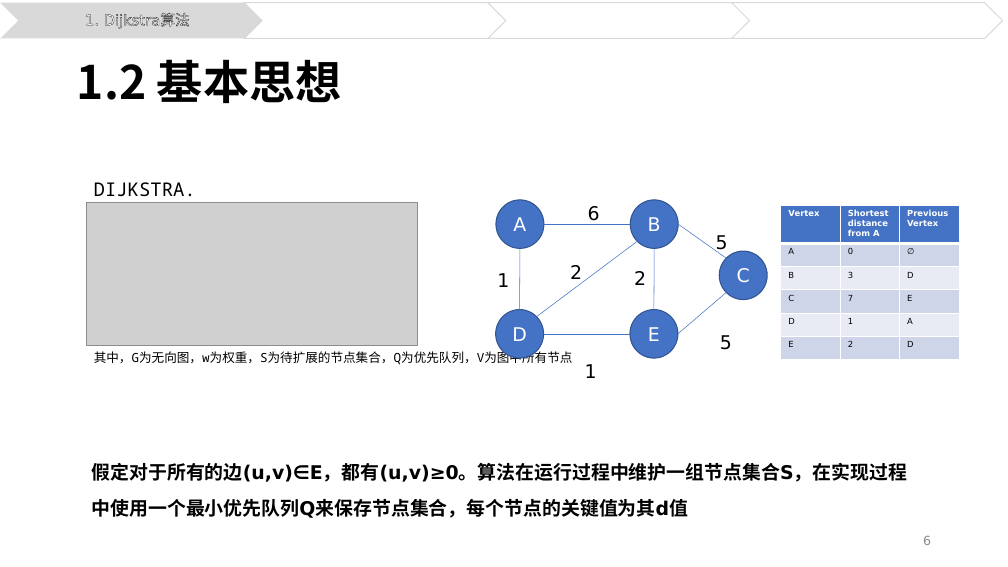
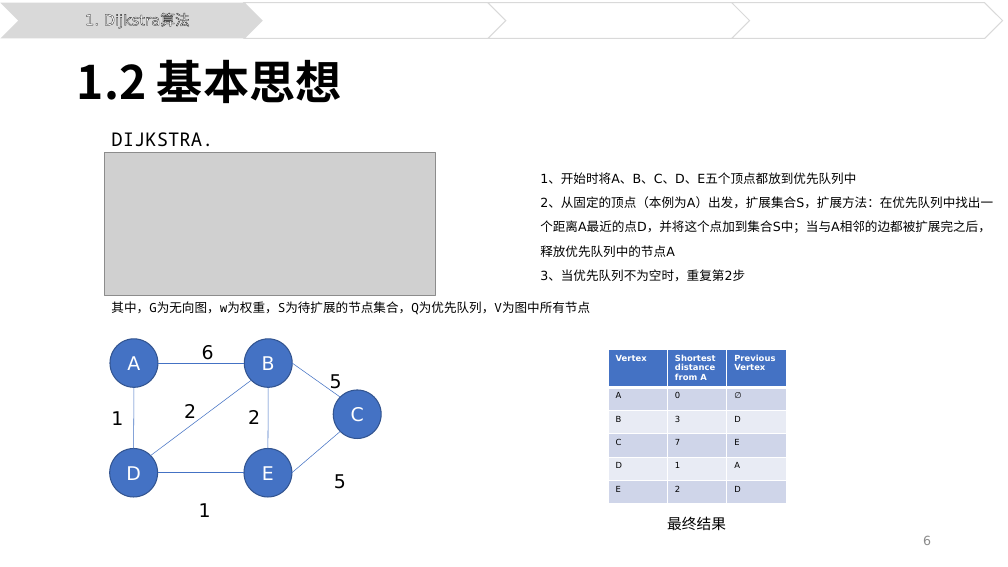
Before and after one commit to xjtuerz0/-, a slide deck: slide 6 of 高等计算机算法.pptx. Drawn at 1008x567 pixels with LibreOffice and Linux fonts; fonts in the diff are those of the drawing; grey boxes stand for pictures. Boxes give left, top, right and bottom in pixels: in the first picture for what was removed or moved away, otherwise in the second. Text is boxed around its words. In the diff, an @@ line names an element or a change of style, - is before the commit and + after.

```diff
--- a/高等计算机算法.pptx
+++ b/高等计算机算法.pptx
@@ text "DIJKSTRA.(G, w, s)" moved from (x1=94, y1=182, x2=196, y2=203) to (x1=111, y1=132, x2=214, y2=153) @@
@@ picture moved from (x1=87, y1=203, x2=417, y2=346) to (x1=104, y1=152, x2=435, y2=296) @@
@@ text at (x1=540, y1=173, x2=993, y2=281): text changed; size 18 to 12 pt; bold off @@
-假定对于所有的边(u,v)∈E，都有(u,v)≥0。算法在运行过程中维护一组节点集合S，在实现过程中使用一个最小优先队列Q来保存节点集合，每个节点的关键值为其d值
+1、开始时将A、B、C、D、E五个顶点都放到优先队列中
+2、从固定的顶点（本例为A）出发，扩展集合S，扩展方法：在优先队列中找出一个距离A最近的点D，并将这个点加到集合S中；当与A相邻的边都被扩展完之后，释放优先队列中的节点A
+3、当优先队列不为空时，重复第2步
@@ text "其中，G为无向图，w为权重，S为待扩展的节点集合，Q为优先队列，V为图中所有节点" moved from (x1=94, y1=349, x2=573, y2=365) to (x1=111, y1=301, x2=590, y2=315) @@
@@ table moved from (x1=781, y1=206, x2=960, y2=360) to (x1=608, y1=349, x2=787, y2=504) @@
@@ 7 texts, 7 lines, 5 ellipses moved together from (x1=496, y1=200, x2=767, y2=378) to (x1=110, y1=339, x2=381, y2=517) @@
@@ text added at (x1=667, y1=516, x2=726, y2=530), 14 pt, text #000000 @@
+最终结果
```
Also in this commit, not shown: 4 other slides changed.
